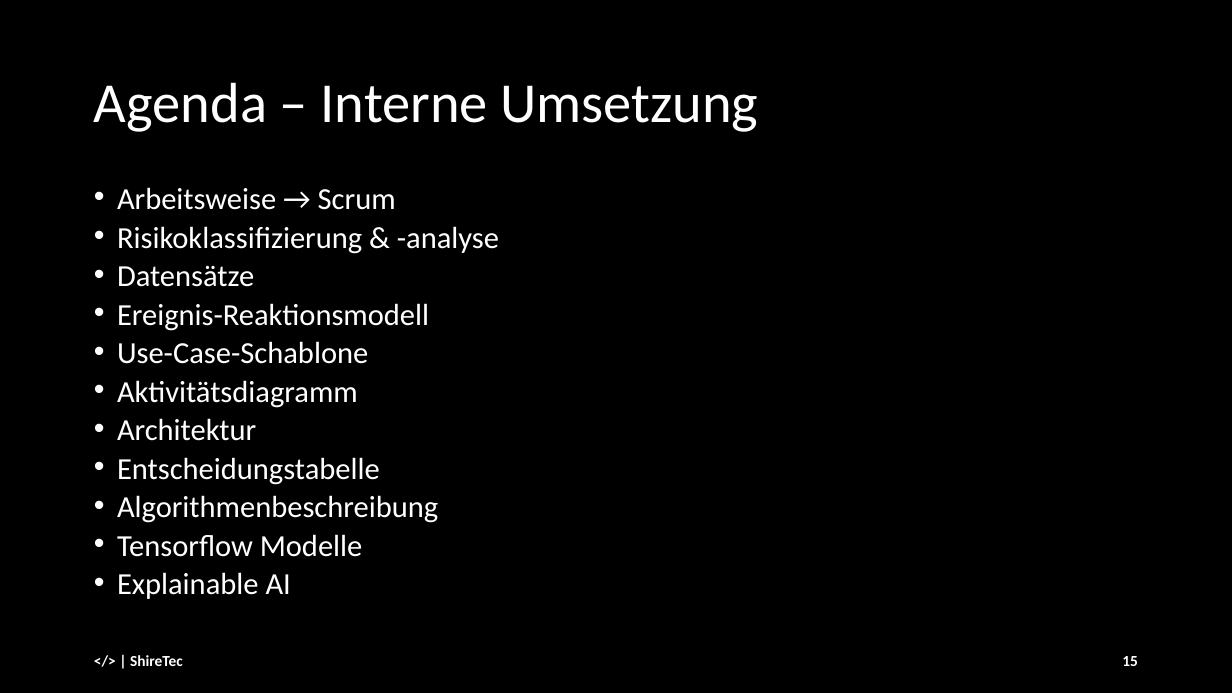
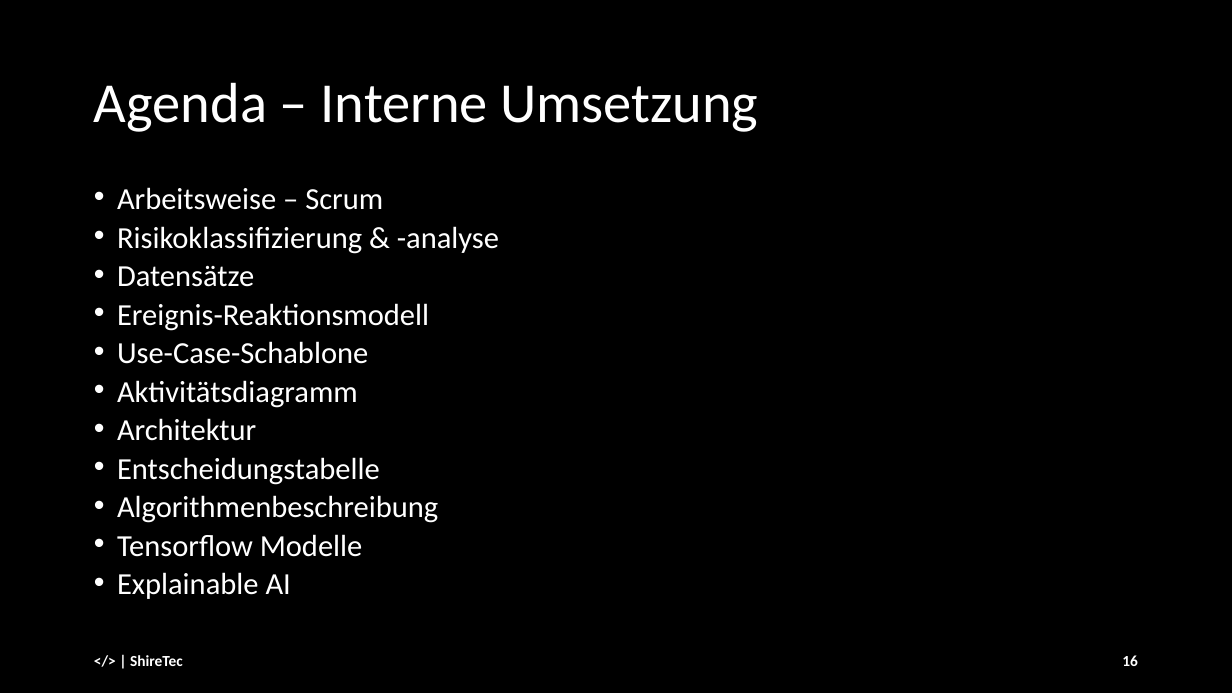
Before and after one commit to andre-anan-gilbert/Real-time-Facial-Age-and-Emotion-Recognition, a slide deck: slide 16 of docs/presentation_slides/Final_Presentation_25_01.pptx (slide 15 before the commit). Drawn at 1232x693 pixels with LibreOffice and Linux fonts; fonts in the diff are those of the drawing. Boxes give left, top, right and bottom in pixels: in the first picture for what was removed or moved away, otherwise in the second. Text is boxed around its words. In the diff, an @@ line names an element or a change of style, - is before the commit and + after.

```diff
--- a/docs/presentation_slides/Final_Presentation_25_01.pptx
+++ b/docs/presentation_slides/Final_Presentation_25_01.pptx
@@ text at bbox=[117, 187, 383, 210]: text changed @@
-• Arbeitsweise → Scrum
+• Arbeitsweise – Scrum
@@ page number at bbox=[1122, 655, 1138, 666]: text changed @@
-15
+16
```
Also in this commit, not shown: 4 other slides changed, 1 slide added, 5 slides removed, 1 other file.
